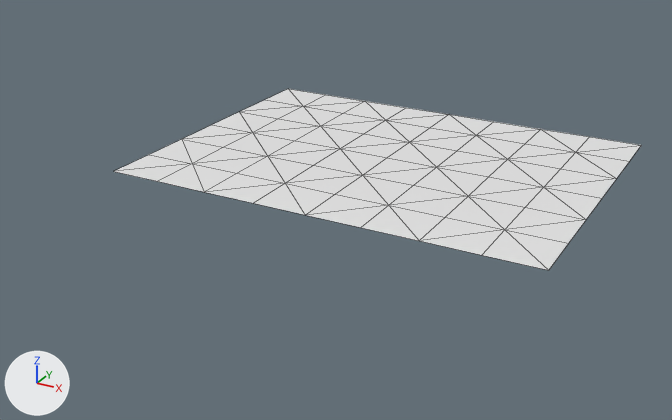
A saved change to the OBJ model assets/maps/chunks/terrain_lod2_-1_3.obj.
One viewpoint serves both versions: a 50 mm camera at (24.3, -334.1, 40.7) aimed at (-34.3, -227.7, -12.5). The lights are fixed; the arrows at lower left show +X, +Y and +Z. The older version comes first. Mesh edges are drawn as thin lines. Where no turn or scale is listed for an object, it has been applied to the vertices.

Objects in the first picture: 'terrain_lod2_-1_3'.
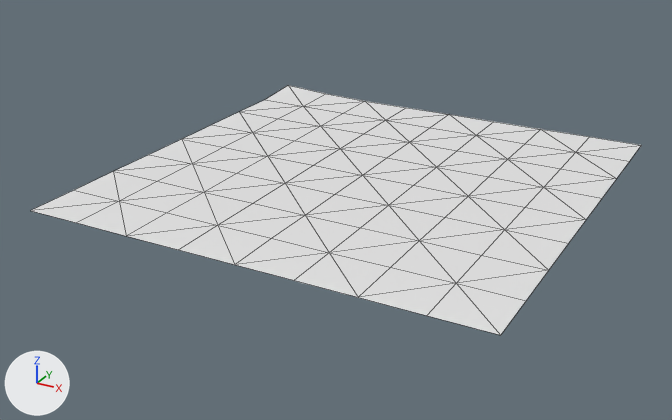
What differs and where, as boxes [x1, y1, x2, y2] in the pictures (672 x 420 px; the box of a moved part takes in the faces that stretch with it):
'terrain_lod2_-1_3', reshaped (16% wider, 38% taller): before [114, 89, 641, 270]; after [31, 85, 641, 335]
part 1 of me_terrain_lod2__1_3, moved or reshaped: before [266, 89, 362, 106]; after [265, 85, 362, 106]
part 2 of me_terrain_lod2__1_3, added: after [31, 171, 548, 335]

What changed in the scene script:
```text
Change me_terrain_lod2__1_3:
    used by ob_terrain_lod2__1_3; location = (0.0, 0.0, 0.0)
    verts and faces of me_terrain_lod2__1_3; kept vertices keep their numbers, new ones are numbered from 63
    before: 0 (-64.0, -192.0, -8.0) at pixel (288, 88), 3 (-56.0, -192.0, -8.0) at pixel (325, 94)
    remove me_terrain_lod2__1_3.from_pydata(...)  # 63 vertices, 96 faces; spans x -64.0..0.0, y -240.0..-192.0, z -8.0
    add me_terrain_lod2__1_3.from_pydata(...)  # 81 vertices, 128 faces; spans x -64.0..0.0, y -256.0..-192.0, z -8.0..-7.3
    me_terrain_lod2__1_3 part 1
    add verts[0] = (-64.0, -192.0, -7.3)  # moved, pixel (288, 85)
    add verts[3] = (-56.0, -192.0, -7.8)  # moved, pixel (325, 93)
    me_terrain_lod2__1_3 part 2
    9 new vertices lie (0.0, -8.0, 0.0) away from vertices in x -64.0..0.0, y -240.0, z -8.0
    9 new vertices lie (0.0, -8.0, 0.0) away from vertices in x -64.0..0.0, y -248.0, z -8.0
    32 new faces join them
```
